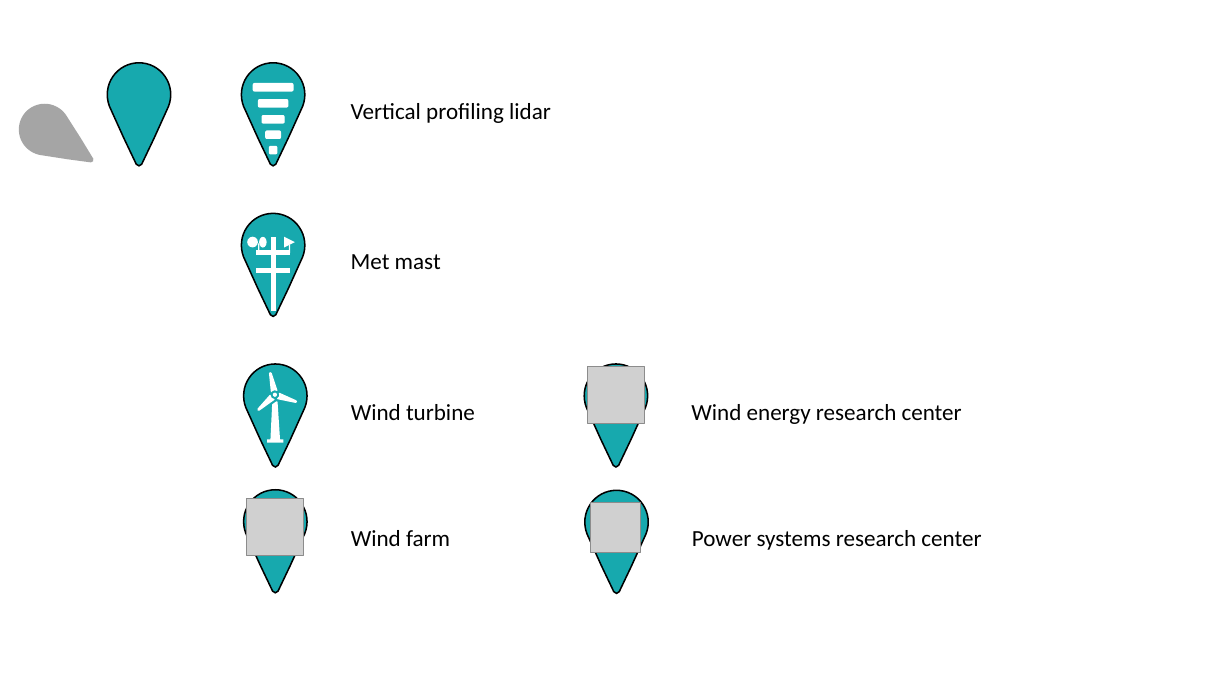
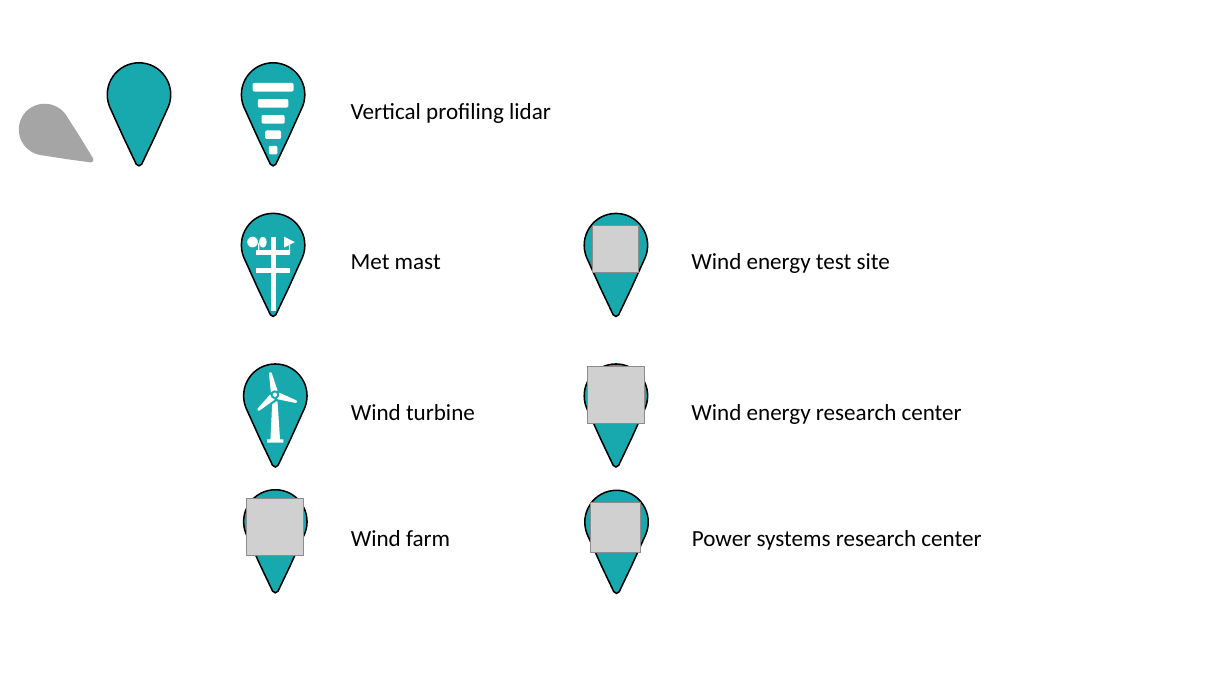
Before and after one commit to enviconnect/labs, a slide deck: slide 1 of assets/facility-icons/icons.pptx. Drawn at 1232x693 pixels with LibreOffice and Linux fonts; fonts in the diff are those of the drawing; grey boxes stand for pictures. Boxes give left, top, right and bottom in pixels: in the first picture for what was removed or moved away, otherwise in the second. Text is boxed around its words. In the diff, an @@ line names an element or a change of style, - is before the commit and + after.

```diff
--- a/assets/facility-icons/icons.pptx
+++ b/assets/facility-icons/icons.pptx
@@ freeform shape added at [584,213,648,317], fill #17A9AE, outline #000000 1.18 pt @@
@@ picture added at [592,226,639,272] @@
@@ text added at [691,253,890,273], 18 pt, text #000000 @@
+Wind energy test site
```
Also in this commit, not shown: 7 other files.
